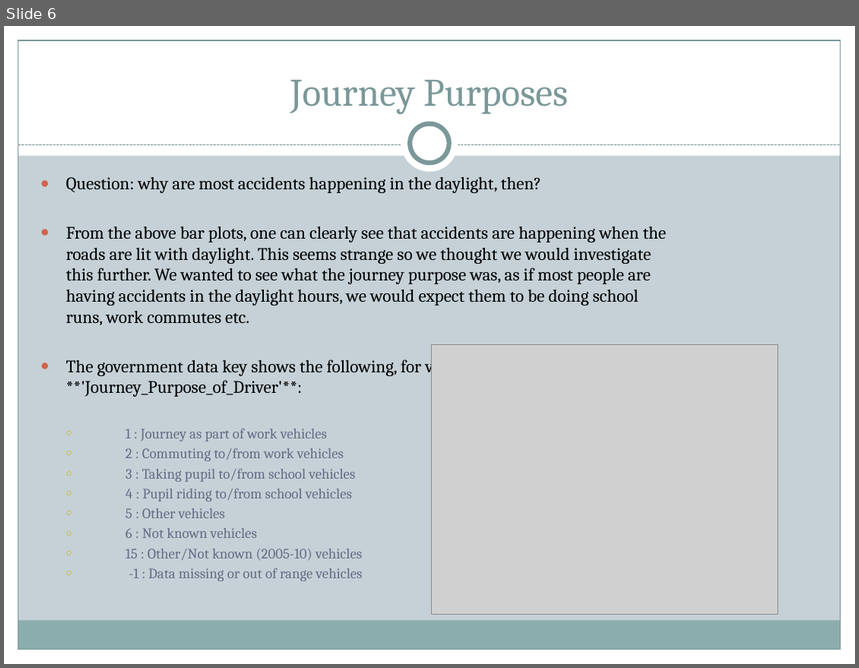
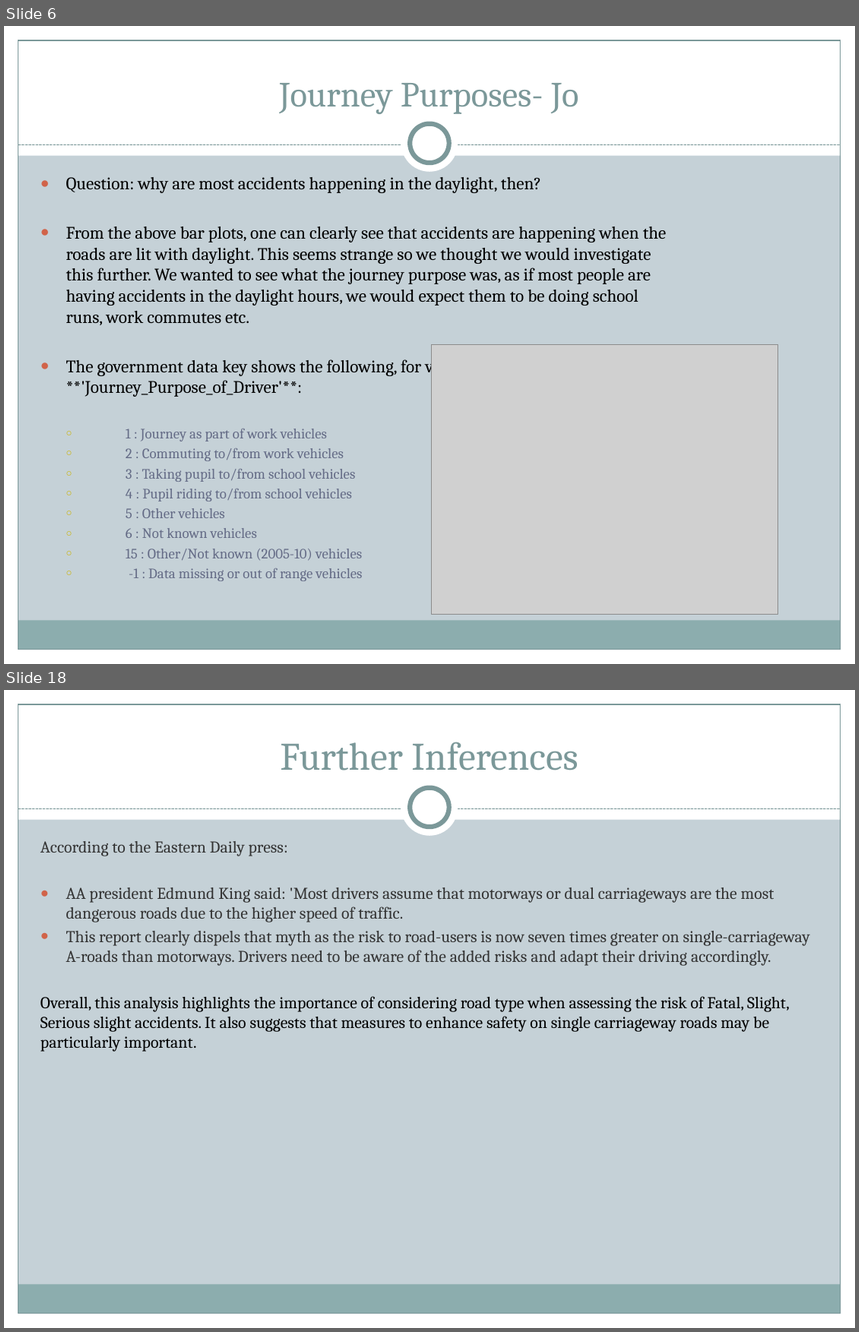
Before and after one commit to HabibR101/Project_1, a slide deck: Car Accidents Data Analysis.pptx. Shown one above the other, each under a label of ours: slide 6 before the commit, slides 6 and 18 after it; the slides between them are not shown. The pictures are 859x668 and 859x1332 pixels, drawn with LibreOffice and Linux fonts; fonts in the diff are those of the drawing; grey boxes stand for pictures. Boxes give left, top, right and bottom in pixels: in the first picture for what was removed or moved away, otherwise in the second. Text is boxed around its words. In the diff, an @@ line names an element or a change of style, - is before the commit and + after.

```diff
--- a/Car Accidents Data Analysis.pptx
+++ b/Car Accidents Data Analysis.pptx
@@ slide 18 added at bbox=[4, 690, 855, 1328], background #C5D1D7; not listed: 9 template elements that a slide beside it also shows @@
@@ title added at bbox=[280, 742, 578, 771], 33 pt, text #7C999A @@
+Further Inferences
@@ text added at bbox=[40, 841, 810, 1052], 14 pt, text #333333 @@
+According to the Eastern Daily press:
+● AA president Edmund King said: 'Most drivers assume that motorways or dual carriageways are the most dangerous roads due to the higher speed of traffic.
+● This report clearly dispels that myth as the risk to road-users is now seven times greater on single-carriageway A-roads than motorways. Drivers need to be aware of the added risks and adapt their driving accordingly.
+Overall, this analysis highlights the importance of considering road type when assessing the risk of Fatal, Slight, Serious slight accidents. It also suggests that measures to enhance safety on single carriageway roads may be particularly important.
@@ slide 6 changed as well @@
@@ title at bbox=[279, 83, 579, 114]: text changed; size 33 to 30 pt @@
-Journey Purposes
+Journey Purposes- Jo
```
Also in this commit, not shown: 2 other slides changed, 15 other slides added, 1 other file.
